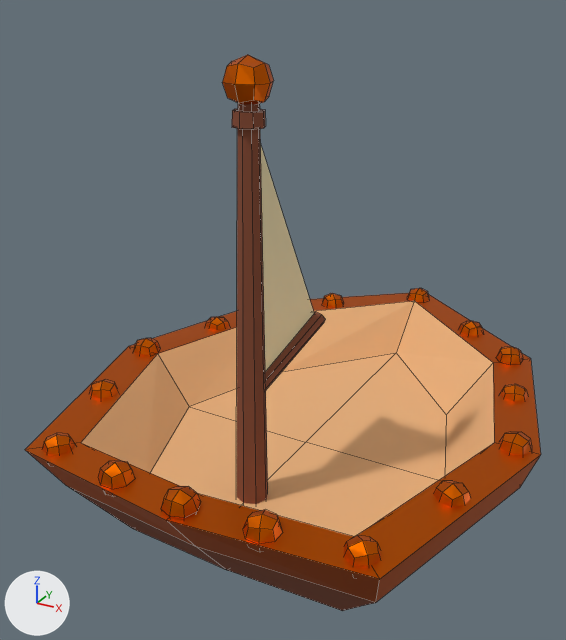
Renders of the Blender file assets/models/boats/boat2.blend from each side of a commit.
Rendered twice from a 50 mm lens placed at (3.71, -8.04, 5.54), pointed at (-0.46, -0.46, 1.75). The lights are fixed; the arrows at lower left show +X, +Y and +Z. The first picture is the older version. Mesh edges are drawn as thin lines.

The first picture shows 'Cube', 'Flag', 'Flag.001'.
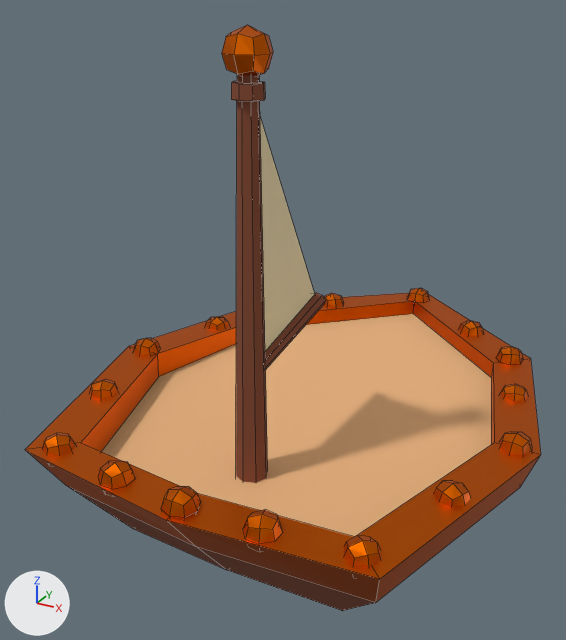
What differs and where, as boxes [x1, y1, x2, y2] in the pictures (566 x 640 px; the box of a moved part takes in the faces that stretch with it):
'Flag', moved
    before: [222, 55, 325, 504]
    after: [222, 25, 326, 483]
part 1 of me_cube, moved or reshaped
    both: [81, 301, 494, 537]

The edits, one by one:
me_cube is used by ob_cube; location (0.0, 0.0, 0.0).
me_cube had 50 vertices, 48 faces and spanned x -2.72..2.72, y -3.48..3.49, z -0.79..1.03.
me_cube now has 49 vertices, 45 faces and spans x -2.72..2.72, y -3.48..3.49, z -0.79..1.03.
Part 1, on me_cube:
5 vertices are removed from x -1.75..1.75, y -2.36..2.32, z 0.23..0.36.
12 faces are deleted.
4 vertices move from x -1.26..1.26, y -2.33..0.89, z 0.23..0.36 to x -1.66..1.67, y -2.86..1.45, z 0.63.
4 vertices are added at (0.0, 3.0, 0.63), (-2.23, -0.67, 0.63), (2.24, -0.67, 0.63), (0.0, -3.0, 0.63).
8 new faces join them, mat_material_001 (orange #d36200).
1 new face joins them, mat_material_003 (beige #e7b07c).
Object 'Flag' (ob_flag) moves from (0.0, -1.38, 2.69) to (0.0, -1.38, 2.93).
